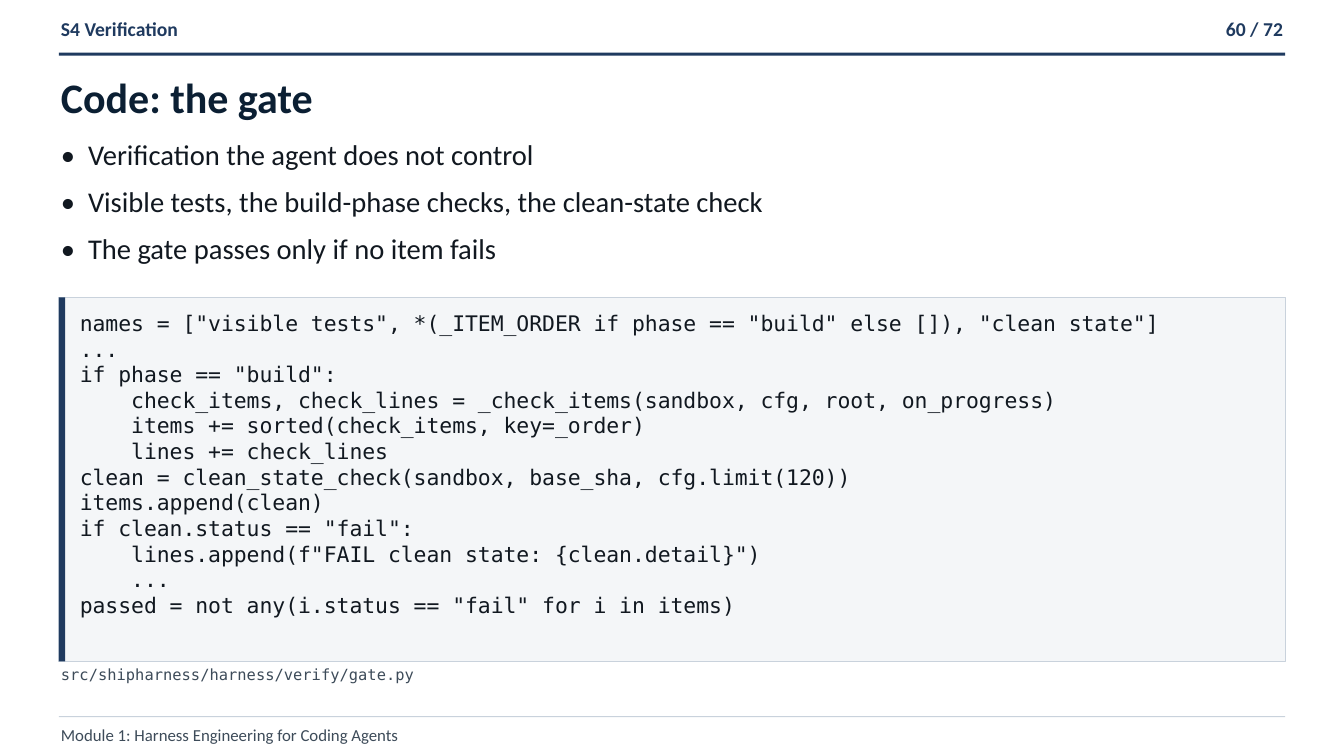
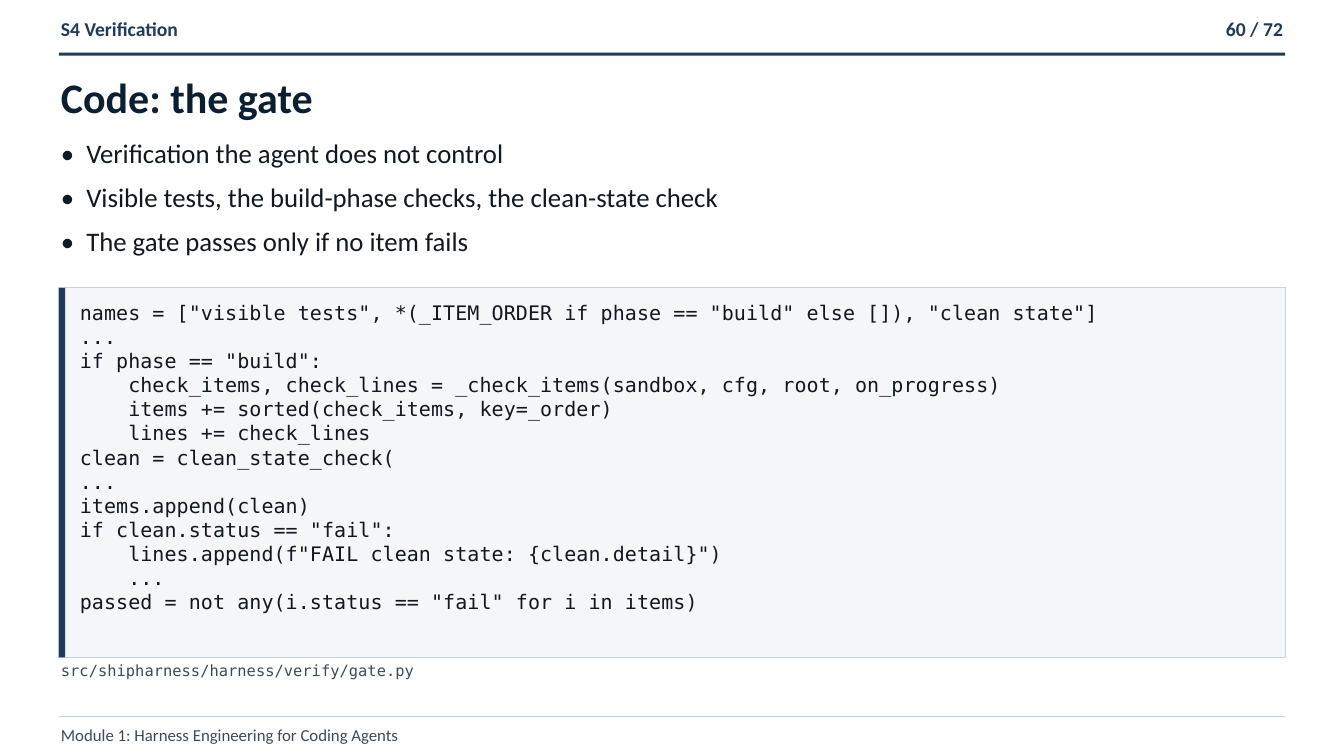
Before and after one commit to ANI-IN/shipharness-dev, a slide deck: slide 60 of slides/deck.pptx. Drawn at 1344x756 pixels with LibreOffice and Linux fonts; fonts in the diff are those of the drawing. Boxes give left, top, right and bottom in pixels: in the first picture for what was removed or moved away, otherwise in the second. Text is boxed around its words. In the diff, an @@ line names an element or a change of style, - is before the commit and + after.

```diff
--- a/slides/deck.pptx
+++ b/slides/deck.pptx
@@ text "• Verification the agent does ..." at <box>86,144,718,256</box>: size 20.4 to 19.1 pt @@
@@ rectangle: place and size @@
-rectangle at <box>58,297,1286,661</box>
+rectangle at <box>58,288,1286,658</box>
@@ rectangle: place and size @@
-rectangle at <box>58,297,65,661</box>
+rectangle at <box>58,288,65,658</box>
@@ text "names = ["visible tests", *(_ITEM_ORDER ...": place and size @@
-text "names = ["visible tests", *(_ITEM_ORDER ..." at <box>80,314,1159,618</box>
+text "names = ["visible tests", *(_ITEM_ORDER ..." at <box>80,304,1098,613</box>
@@ text at <box>80,304,1098,613</box>: size 15.3 to 14.3 pt @@
@@ text at <box>80,449,395,470</box>: text changed; size 15.3 to 14.3 pt @@
-clean = clean_state_check(sandbox, base_sha, cfg.limit(120))
+clean = clean_state_check(
+...
@@ text "src/shipharness/harness/verify/gate.py": place and size @@
-text "src/shipharness/harness/verify/gate.py" at <box>61,668,414,684</box>
+text "src/shipharness/harness/verify/gate.py" at <box>61,664,414,680</box>
```
Also in this commit, not shown: 19 other slides changed, 10 other files.
